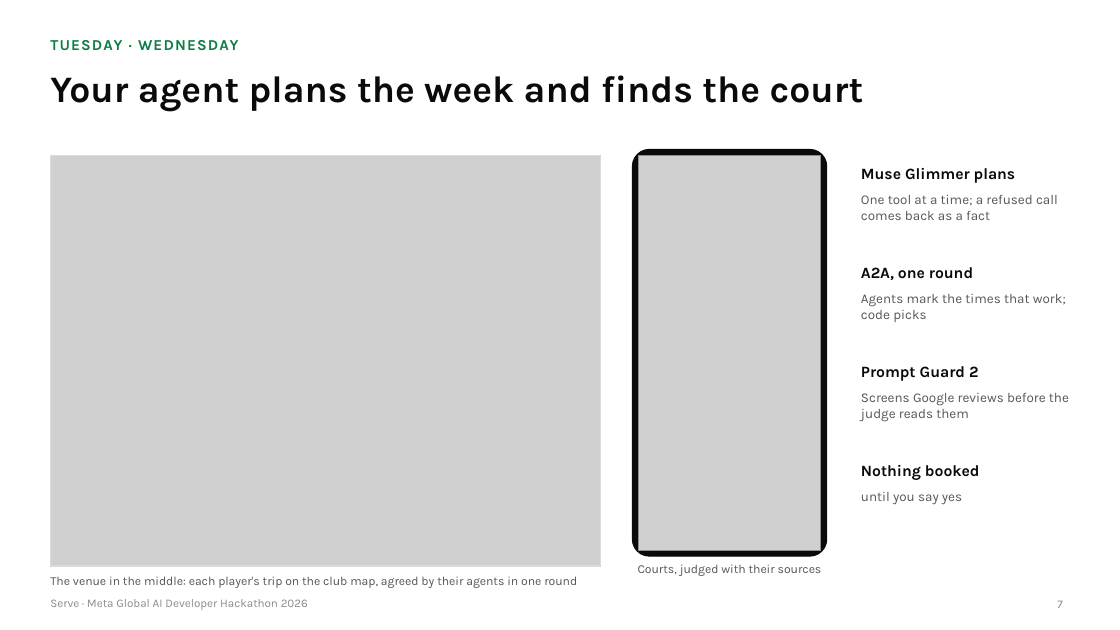
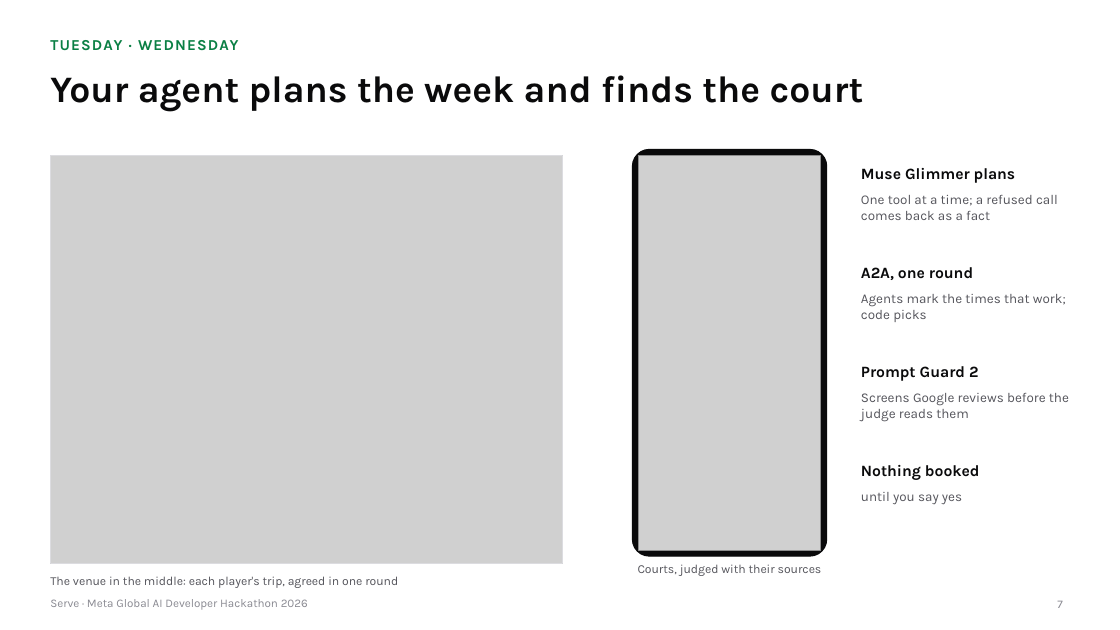
Before and after one commit to gino6178/serve-meta-hackathon, a slide deck: slide 7 of video/deck/Serve_Meta_deck.pptx. Drawn at 1120x630 pixels with LibreOffice and Linux fonts; fonts in the diff are those of the drawing; grey boxes stand for pictures. Boxes give left, top, right and bottom in pixels: in the first picture for what was removed or moved away, otherwise in the second. Text is boxed around its words. In the diff, an @@ line names an element or a change of style, - is before the commit and + after.

```diff
--- a/video/deck/Serve_Meta_deck.pptx
+++ b/video/deck/Serve_Meta_deck.pptx
@@ picture: place and size @@
-picture at (50,155,601,566)
+picture at (50,155,563,564)
@@ rectangle: place and size @@
-rectangle at (50,155,601,566)
+rectangle at (50,155,563,564)
@@ text at (50,576,398,588): text changed @@
-The venue in the middle: each player's trip on the club map, agreed by their agents in one round
+The venue in the middle: each player's trip, agreed in one round
```
Also in this commit, not shown: 7 other slides changed, 2 slides added, 3 slides removed, 11 other files.
